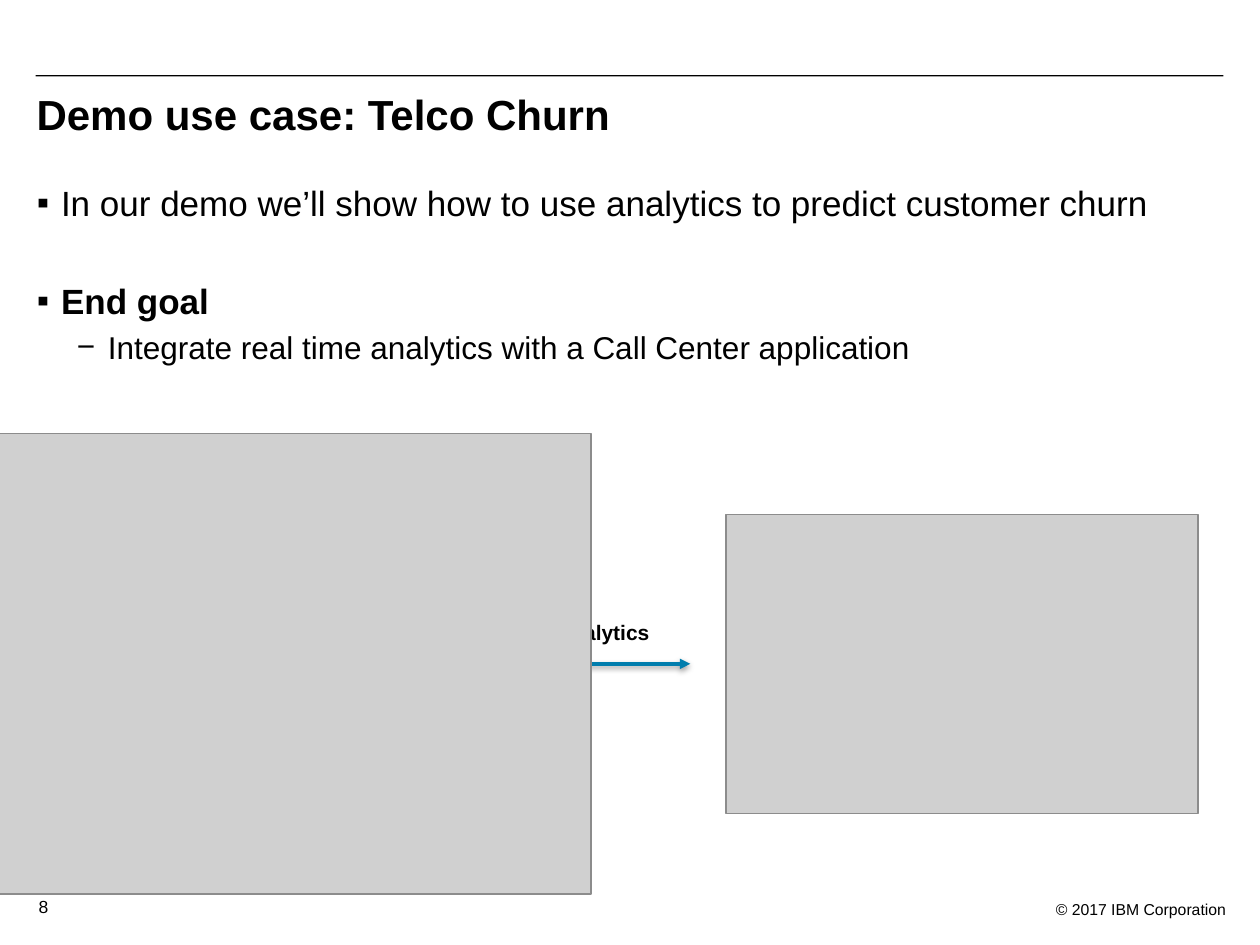
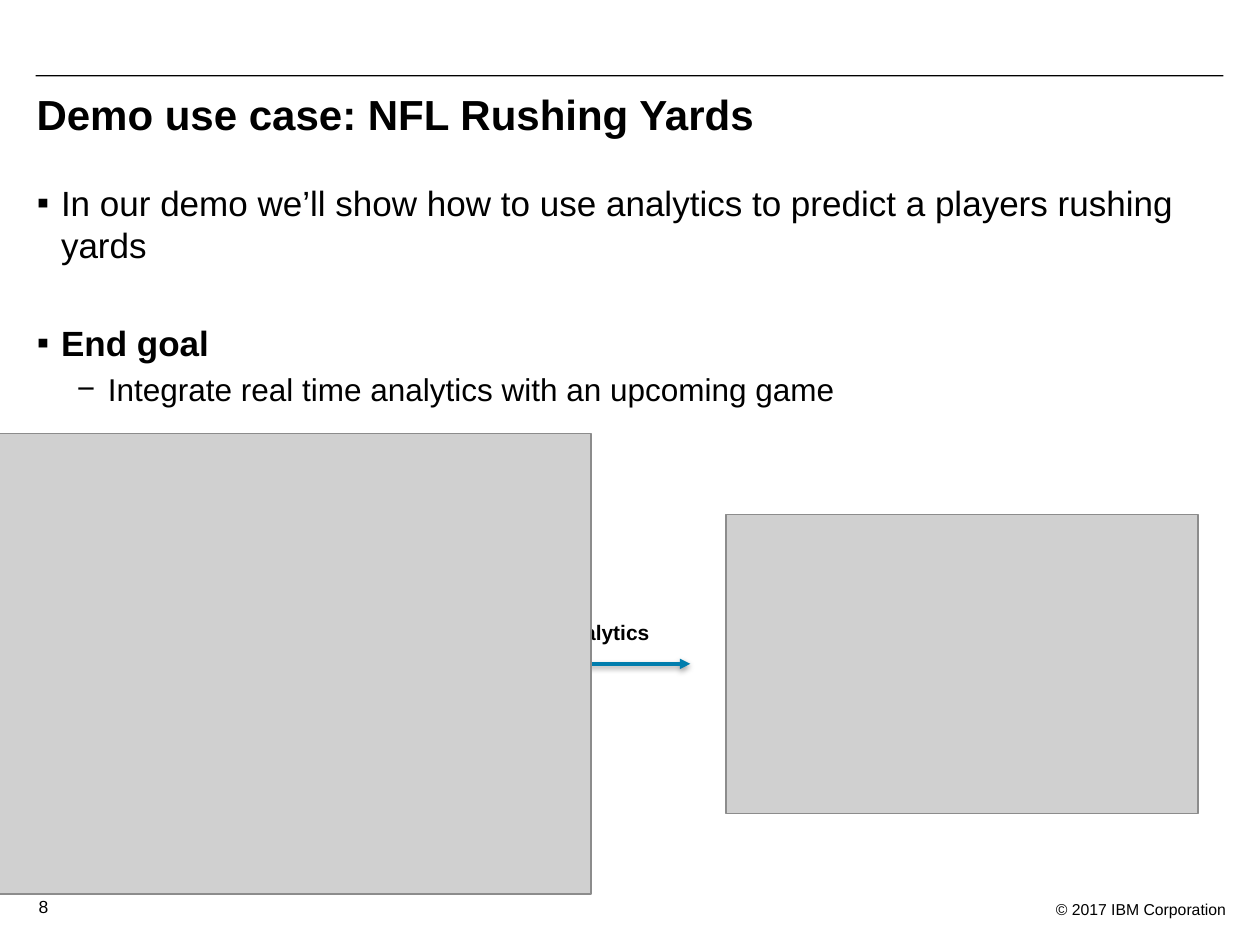
Before and after one commit to rosswlewis/DsxHdpSchaumburg2017, a slide deck: slide 8 of assets/DSX-Local-Overview.pptx. Drawn at 1260x945 pixels with LibreOffice and Linux fonts; fonts in the diff are those of the drawing; grey boxes stand for pictures; background and template pictures are left out. Boxes give left, top, right and bottom in pixels: in the first picture for what was removed or moved away, otherwise in the second. Text is boxed around its words. In the diff, an @@ line names an element or a change of style, - is before the commit and + after.

Commit message:
updated the ppt

```diff
--- a/assets/DSX-Local-Overview.pptx
+++ b/assets/DSX-Local-Overview.pptx
@@ title at <box>37,99,753,138</box>: text changed @@
-Demo use case: Telco Churn
+Demo use case: NFL Rushing Yards
@@ text at <box>61,190,1173,265</box>: text changed @@
-▪ In our demo we’ll show how to use analytics to predict customer churn
+▪ In our demo we’ll show how to use analytics to predict a players rushing yards
@@ text at <box>108,378,834,407</box>: text changed @@
-  − Integrate real time analytics with a Call Center application
+  − Integrate real time analytics with an upcoming game
```
